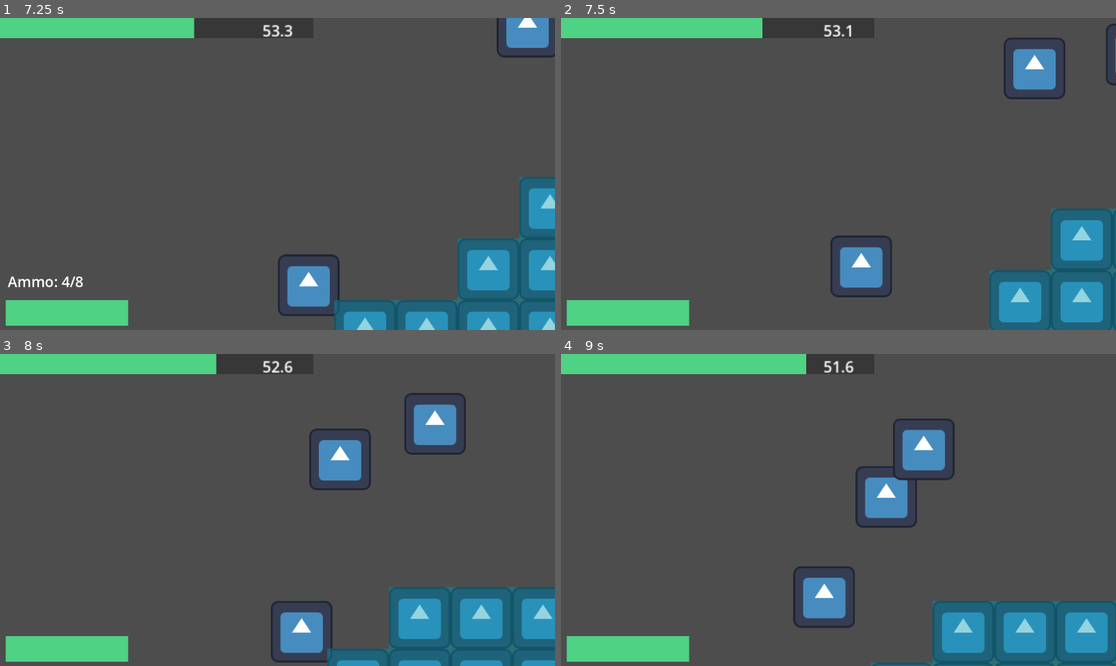
Above: before the commit, frames 1-4 (two rows, left to right).
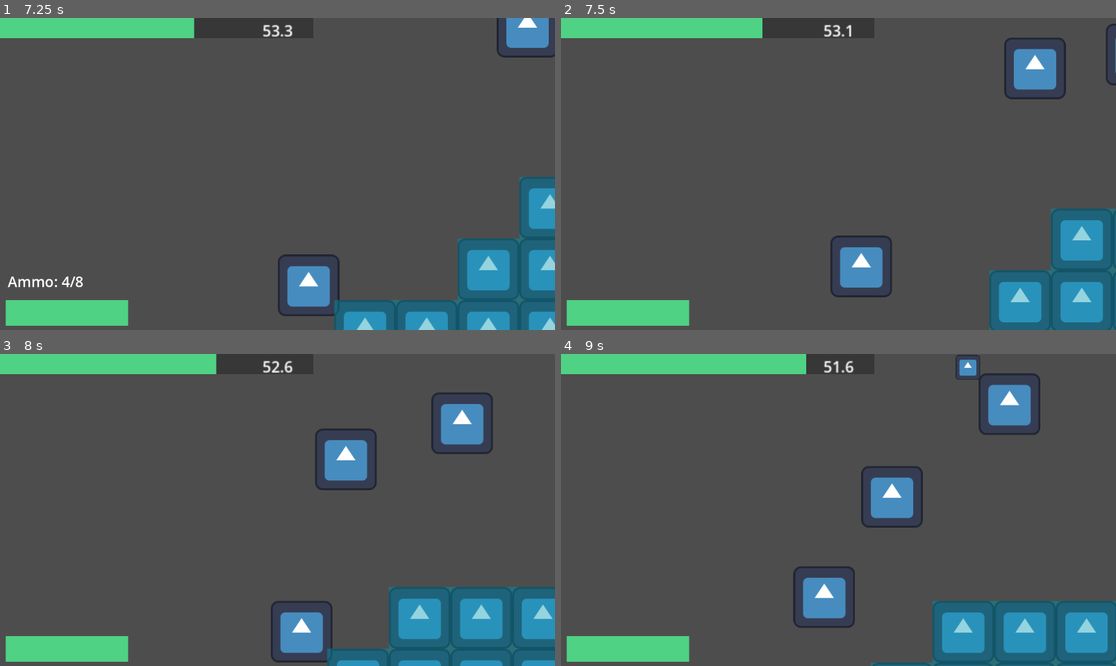
Above: after the commit, the same moments.

Repository: dzfrias/gladiator
Game: Godot game, scene res://scenes/test_scene.tscn
Same seed, same stepped clock (60 frames per second), same inputs: the game is played once before the commit and once after it. The engine's default icon, where the game draws it, is replaced by a stand-in: a white triangle on a blue panel in a dark square.
Inputs (mouse positions are in pixels of both pictures, inside the frame that each line leads up to):
- Up to frame 1 (7.25 s): click "Enter Mission" at 0.5 s; move the mouse to (249, 236) at 1.27 s; press the mouse at (249, 236) at 1.28 s; hold D (right) 1.28-2.78 s; tap Space (jump) at 1.52, 1.82, 2.27, 2.57, 3.77, 4.07, 4.52, 4.82, 5.27, 5.57, 6.77, 7.07 s; move the mouse to (444, 220) at 2.02 s; release the mouse at (444, 220) at 2.03 s; tap E (roll) at 2.1, 6.6 s; move the mouse to (111, 127) at 2.77 s; hold Q (toggle_weapon) 2.78-3.53 s; hold A (left) 2.78-5.03 s; move the mouse to (305, 174) at 3.52 s; click (305, 174) at 3.6 s; move the mouse to (194, 96) at 4.27 s; hold E (roll) 4.28-5.03 s; move the mouse to (399, 158) at 5.02 s; hold D (right) from 5.03 s (still down); tap Q (toggle_weapon) at 5.1 s; move the mouse to (166, 189) at 5.77 s; press the mouse at (166, 189) at 5.78 s; move the mouse to (333, 105) at 6.52 s; release the mouse at (333, 105) at 6.53 s
- Up to frame 2 (7.5 s): keep holding D (right); move the mouse to (810, 236) at 7.27 s; hold Q (toggle_weapon) from 7.28 s (still down)
- Up to frame 3 (8 s): keep holding D (right); keep holding Q (toggle_weapon); tap Space (jump) at 7.52, 7.82 s
- Up to frame 4 (9 s): move the mouse to (1005, 556) at 8.02 s; release Q (toggle_weapon) at 8.03 s; click (1005, 556) at 8.1 s; tap Space (jump) at 8.27, 8.57 s; move the mouse to (672, 463) at 8.77 s; release D (right) at 8.78 s; hold A (left) from 8.78 s (still down); hold E (roll) from 8.78 s (still down)

Frame 1 is identical in both runs. In frame 2, 0.1% of the frame differs, in the area x 79-91%, y 7-25%; in frame 3, 2.3%; in frame 4, 3.5%, in the area x 53-87%, y 0-56%.

Commit message:
adjust attack values of vulture

Diff:
--- a/scenes/vulture.tscn
+++ b/scenes/vulture.tscn
@@ -14,6 +14,8 @@
 [node name="Vulture" type="Area2D"]
 collision_layer = 2
 script = ExtResource("1_8pv11")
+stop_dist = 400.0
+attack_idle_time = 0.5
 projectile = ExtResource("2_yrlq5")
 
 [node name="Sprite2D" type="Sprite2D" parent="."]
